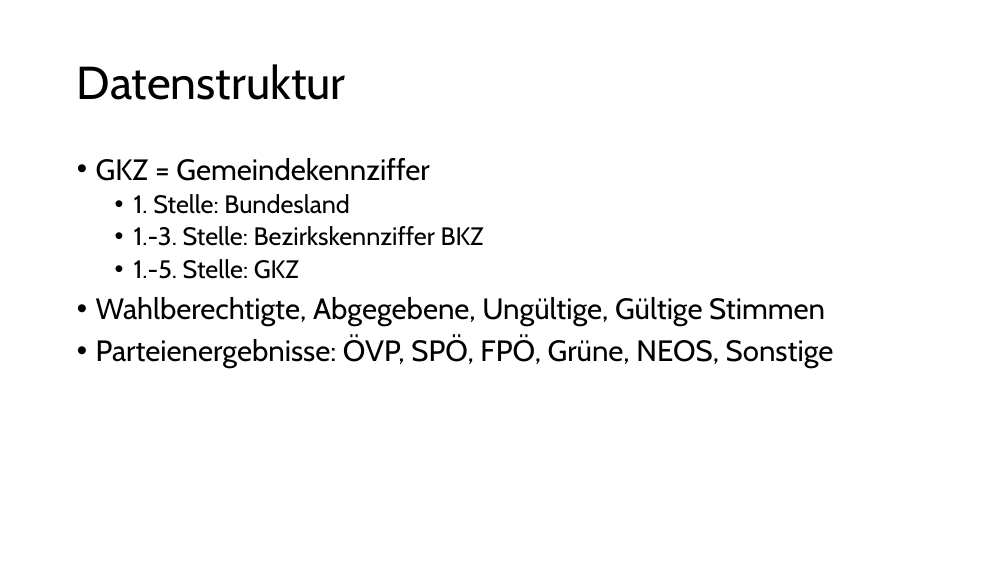
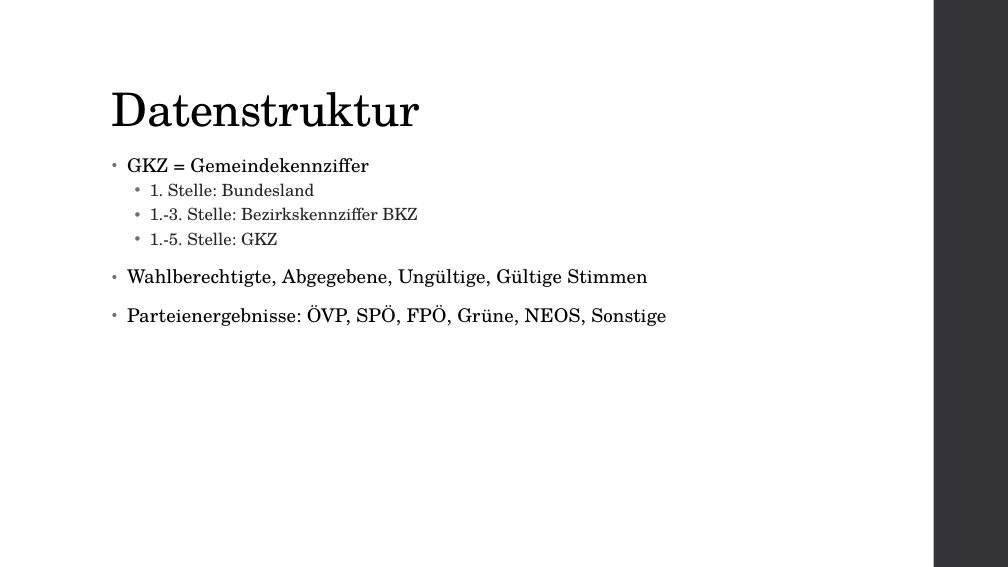
Before and after one commit to ClaraHimmelbauer/hirschwang-hochrechnung, a slide deck: slide 10 of report/presentation.pptx (slide 8 before the commit). Drawn at 1008x567 pixels with LibreOffice and Linux fonts; fonts in the diff are those of the drawing. Boxes give left, top, right and bottom in pixels: in the first picture for what was removed or moved away, otherwise in the second. Text is boxed around its words. In the diff, an @@ line names an element or a change of style, - is before the commit and + after.

```diff
--- a/report/presentation.pptx
+++ b/report/presentation.pptx
@@ rectangle added at (934,0,1008,567), fill #353537 @@
@@ title "Datenstruktur": place and size @@
-title "Datenstruktur" at (77,64,346,100)
+title "Datenstruktur" at (112,92,420,127)
@@ title "Datenstruktur" at (112,92,420,127): font Cabin to TeX Gyre Schola, letter spacing 0 to -0.5 pt; vertical alignment middle to bottom @@
@@ text "GKZ = Gemeindekennziffer": place and size @@
-text "GKZ = Gemeindekennziffer" at (96,158,834,369)
+text "GKZ = Gemeindekennziffer" at (127,158,666,326)
@@ text "GKZ = Gemeindekennziffer" at (127,158,666,326): size 28 to 18 pt, letter spacing 0 to 0.1 pt in "GKZ = Gemeindekennziffer", "Wahlberechtigte, Abgegebene, Ungültige, Gültige Stimmen", "Parteienergebnisse: ÖVP, SPÖ, FPÖ, Grüne, NEOS, Sonstige"; font Cabin to TeX Gyre Schola; size 24 to 16 pt, text colour #000000 to #262626 in "1. Stelle: Bundesland", "1.-3. Stelle: Bezirkskennziffer BKZ", "1.-5. Stelle: GKZ"; indent changed; line spacing 0.9 to 0.95; more space between paragraphs @@
```
Also in this commit, not shown: 8 other slides changed, 2 slides added, 1 other file.
